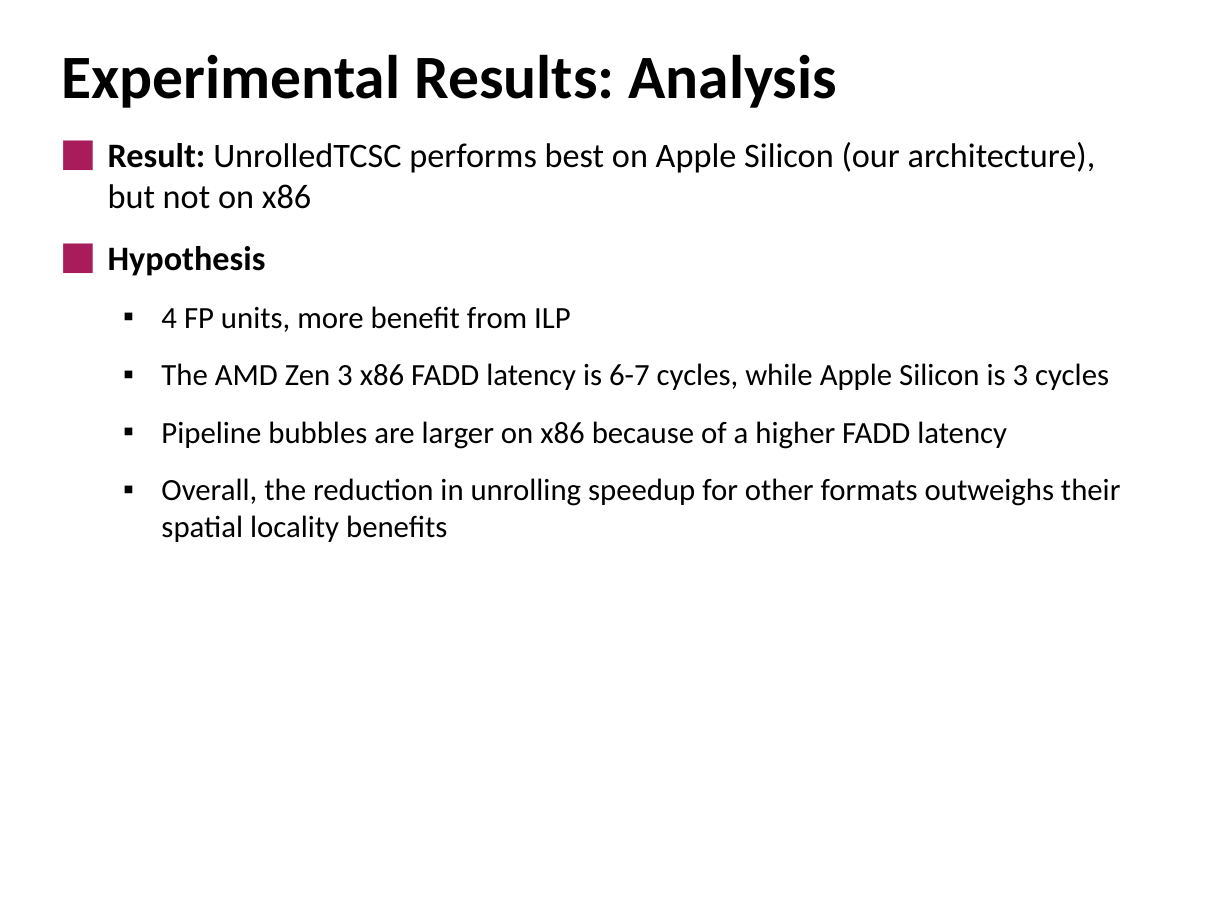
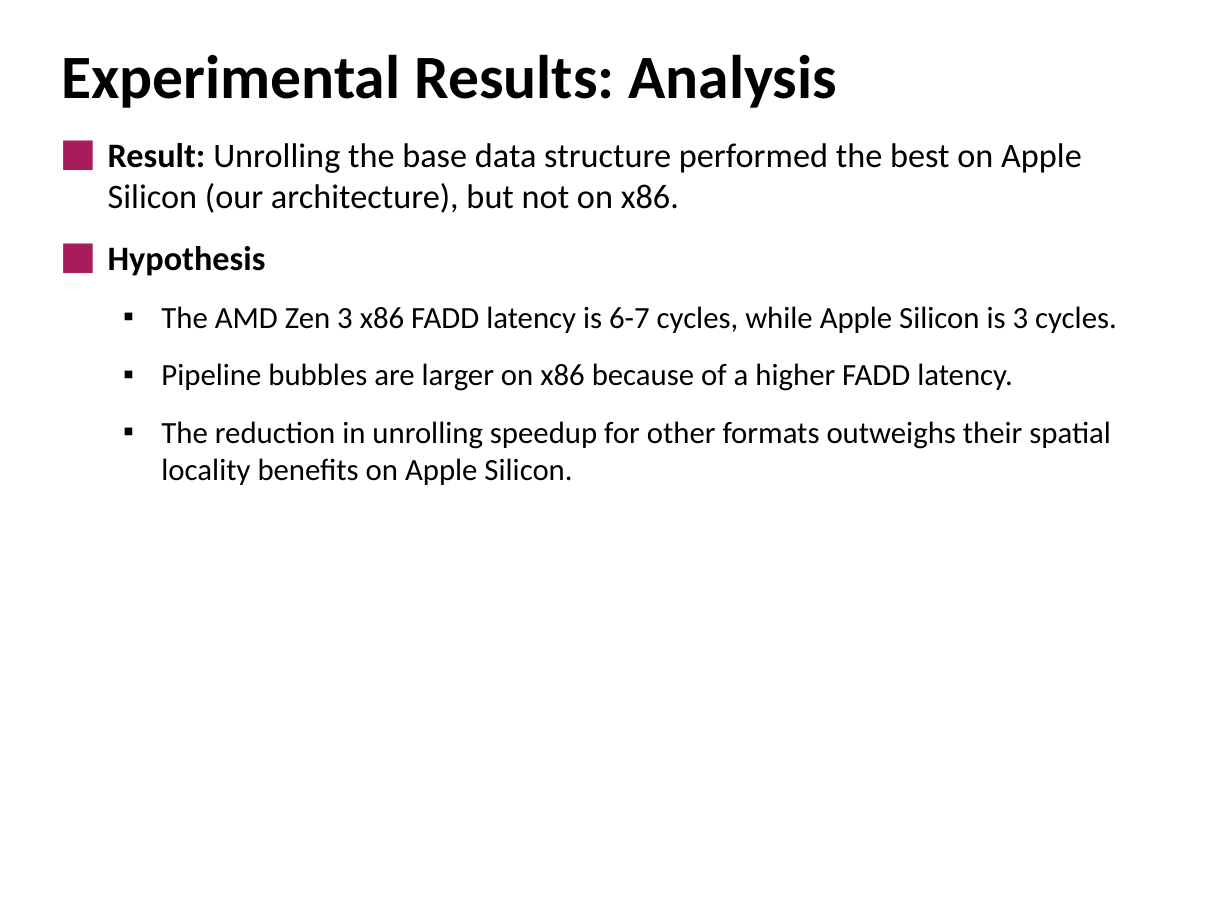
Before and after one commit to alessiomelone/Ternary-spGEMM, a slide deck: slide 14 of 10.pptx. Drawn at 1232x924 pixels with LibreOffice and Linux fonts; fonts in the diff are those of the drawing. Boxes give left, top, right and bottom in pixels: in the first picture for what was removed or moved away, otherwise in the second. Text is boxed around its words. In the diff, an @@ line names an element or a change of style, - is before the commit and + after.

```diff
--- a/10.pptx
+++ b/10.pptx
@@ text at (108, 143, 1082, 213): text changed @@
-⬛ Result: UnrolledTCSC performs best on Apple Silicon (our architecture), but not on x86
+⬛ Result: Unrolling the base data structure performed the best on Apple Silicon (our architecture), but not on x86.
@@ text at (161, 306, 1117, 485): text changed @@
-  ▪ 4 FP units, more benefit from ILP
-  ▪ The AMD Zen 3 x86 FADD latency is 6-7 cycles, while Apple Silicon is 3 cycles
-  ▪ Pipeline bubbles are larger on x86 because of a higher FADD latency
-  ▪ Overall, the reduction in unrolling speedup for other formats outweighs their spatial locality benefits
+  ▪ The AMD Zen 3 x86 FADD latency is 6-7 cycles, while Apple Silicon is 3 cycles.
+  ▪ Pipeline bubbles are larger on x86 because of a higher FADD latency.
+  ▪ The reduction in unrolling speedup for other formats outweighs their spatial locality benefits on Apple Silicon.
```
Also in this commit, not shown: 8 other slides changed, 2 slides added.
